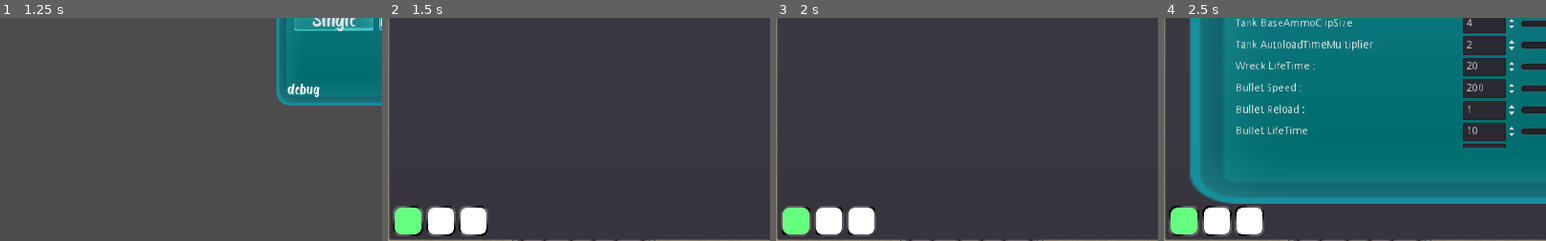
Above: before the commit, frames 1-4 (left to right).
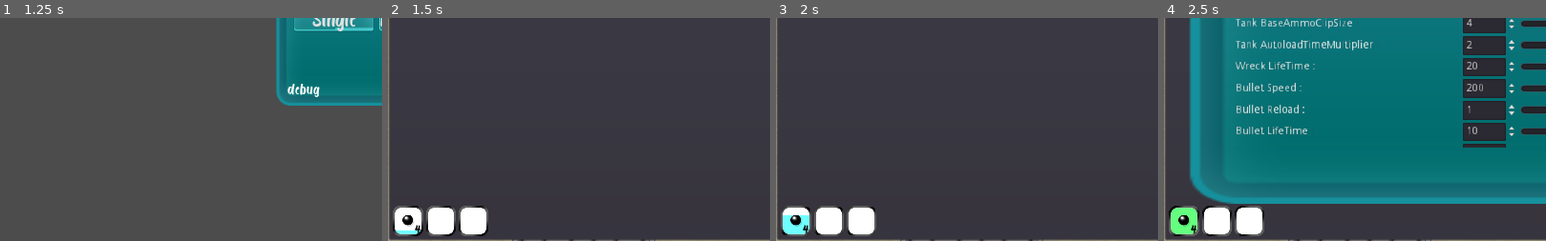
Above: after the commit, the same moments.

Repository: mm-102/godot_tanks
Game: Godot game, scene res://GameModeMaster.tscn
Same seed, same stepped clock (60 frames per second), same inputs: the game is played once before the commit and once after it. Sound files missing from this copy of the repository are replaced by a short silence.
Inputs (mouse positions are % of the whole screen's width and height, from its top left):
- Up to frame 1 (1.25 s): click (53, 42) at 0.52 s; type "Alex" at 0.6 s
- Up to frame 2 (1.5 s): click "Single" at 1.25 s
- Up to frame 3 (2 s): no input
- Up to frame 4 (2.5 s): click (94, 3) at 2 s
The pictures show only the part of the screen within x 0-50%, y 50-100%; the shares and areas given below are measured in that part.

Frame 1 is identical in both runs. In frame 2, 0.8% of the frame differs, in the area x 1-9%, y 85-98%; in frame 3, 0.8%; in frame 4, 0.2%.
Error in both runs: Invalid set index 'type' (on base: 'ColorRect (SlotRect.gd)') with value of type 'int'. (res://Objects/AmmoBox.gd:25)

Commit message:
Doing something

Diff:
--- a/Global/Ammunition.gd
+++ b/Global/Ammunition.gd
@@ -2,6 +2,14 @@
 class_name Ammunition
 
 enum TYPES{BULLET, ROCKET, FRAG_BOMB, LASER, LASER_BULLET, FIREBALL}
+const RELOAD: Dictionary = {
+	TYPES.BULLET: 2,
+	TYPES.ROCKET: 2,
+	TYPES.FRAG_BOMB: 2,
+	TYPES.LASER: 2,
+	TYPES.LASER_BULLET: 2,
+	TYPES.FIREBALL: 2,
+}
 enum FRAG_TYPES{BULLET, FIREBALL, ROCKET}
 
 
--- a/Player/Player_GUI/AmmoSlots/AmmoSlots.gd
+++ b/Player/Player_GUI/AmmoSlots/AmmoSlots.gd
@@ -18,10 +18,11 @@
 			selected_slot.state = Slot.STATES.NOT_SELECTED
 		selected_slot = new
 		selected_slot.state = Slot.STATES.LOADING
-onready var autoload = $"Autoload/0"
+onready var ammo_autoload = $"Autoload/0"
 var ammunition_clips: Dictionary setget set_ammunition_clips
 func set_ammunition_clips(new):
 	ammunition_clips = new
+	init_ammo_autoload(ammunition_clips[INPUT_BASE_NAME + str(BASE_SLOT)])
 	init_slots(ammunition_clips.size())
 
 
@@ -29,6 +30,8 @@
 func _init():
 	GlobalSignals.connect("new_ammunition_clips", self, "set_ammunition_clips")
 
+func init_ammo_autoload(ammo_autoload_res):
+	ammo_autoload.ammunition_clip_res = ammo_autoload_res
 
 func init_slots(_num_of_slots: int):
 	for child in $AmmoSlots.get_children():
--- a/Player/Player_GUI/AmmoSlots/Slot.gd
+++ b/Player/Player_GUI/AmmoSlots/Slot.gd
@@ -1,12 +1,11 @@
 extends Control
 class_name Slot
 
-enum STATES{NOT_SELECTED, LOADING, LOADED}
+const STATES = AmmunitionSlotObj.STATES
 export(STATES) var state = STATES.NOT_SELECTED setget set_state
 func set_state(new):
 	state = new
 	state_functions[state].call_func()
-
 
 enum BORDER_TYPES{DEFAULT, SUPER}
 const SUPER_TYPES = [
@@ -42,20 +41,20 @@
 var ammunition_clip_res: AmmunitionSlotObj = null setget set_ammunition_clip_res
 func set_ammunition_clip_res(new):
 	ammunition_clip_res = new
+	if self.is_inside_tree():
+		_on_ammunition_clip_res_changed()
+		progress_bar.loading_time = ammunition_clip_res.reload_time
 	ammunition_clip_res.connect("changed", self, "_on_ammunition_clip_res_changed")
 
 
-
-func setup(type, amount_left, _reload_time):
-	name = type
-	progress_bar.loading_time = _reload_time
-	$SlotRect.type = int(type)
-	set_amount_left_text(amount_left)
 
 
 func _ready():
 	set_type(EMPTY)
 	$TouchScreenButton.action = "p_slot_" + str(get_index())
+	if ammunition_clip_res != null:
+		_on_ammunition_clip_res_changed()
+		progress_bar.loading_time = ammunition_clip_res.reload_time
 
 func set_inside(is_empty: bool):
 	$SlotRect/TypeRect.visible = not is_empty
@@ -69,10 +68,9 @@
 
 
 func _on_ammunition_clip_res_changed():
-	#print(ammunition_clip_res.state)
 	set_state(ammunition_clip_res.state)
-	print(state)
-
+	set_type(ammunition_clip_res.ammo_type)
+	set_amount_left_text(ammunition_clip_res.amount)
 
 
 func _on_Tween_tween_all_completed():
--- a/Player/Tank/Tank2.tscn
+++ b/Player/Tank/Tank2.tscn
@@ -59,3 +59,4 @@
 [node name="AmmoSlot" parent="AmmunitionSystem/CanvasLayer" instance=ExtResource( 7 )]
 
 [connection signal="timeout" from="MultiplayerManager/SendTimer" to="MultiplayerManager" method="_on_SendTimer_timeout"]
+[connection signal="selected_turret" from="AmmunitionSystem" to="Rotor/TurretPlace" method="_on_AmmunitionSystem_selected_turret"]
--- a/Player/Tank/TankTops/top.gd
+++ b/Player/Tank/TankTops/top.gd
@@ -2,7 +2,7 @@
 
 export(Ammunition.TYPES) var turret_type
 export(PackedScene) var shootable_tscn
-var is_shooting_locked = false
+var is_reloading = false
 var shooter: Tank = null setget set_shooter
 func set_shooter(new):
 	shooter = new
@@ -11,15 +11,31 @@
 onready var spawn_point = $RotateAtMouse/ProjectileSpawnPoint
 onready var turret_transform = $RotateAtMouse
 onready var gun_checker = $RotateAtMouse/GunInsideWallChecker
+var ammunition_clip_res: AmmunitionSlotObj = null
 
 
+func _ready():
+	$Reload.connect("timeout", self, "_on_reloaded")
 
 func _unhandled_input(event):
-	if event.is_action_pressed("p_shoot") and not is_shooting_locked:
+	if event.is_action_pressed("p_shoot") and not is_reloading:
+		is_reloading = true
+		$Reload.start(ammunition_clip_res.reload_time)
+		if not is_instance_valid(ammunition_clip_res):
+			call_deferred("shoot")
+			return
+
+		if ammunition_clip_res.amount > 0:
+			ammunition_clip_res.state = AmmunitionSlotObj.STATES.LOADING
+			ammunition_clip_res.amount -= 1
+			call_deferred("shoot")
 #		if GameSettings.Dynamic.Ammunition[special_ammo[ammo_slot].type].has("ChargeTime"):
 #			call_deferred("_charge_shoot")
 #			return
-		call_deferred("shoot")
+
+func _on_reloaded():
+	ammunition_clip_res.state = AmmunitionSlotObj.STATES.LOADED
+	is_reloading = false
 
 func get_turret_global_rotation() -> float:
 	return $RotateAtMouse.global_rotation
--- /dev/null
+++ b/Player/Tank/TankTops/top.tscn
@@ -0,0 +1,3 @@
+[gd_scene format=2]
+
+[node name="top" type="Node2D"]
--- a/Player/Tank/TankTops/top_bomb.tscn
+++ b/Player/Tank/TankTops/top_bomb.tscn
@@ -29,3 +29,5 @@
 
 [node name="GunInsideWallChecker" parent="RotateAtMouse" instance=ExtResource( 6 )]
 end_point = NodePath("../ProjectileSpawnPoint")
+
+[node name="Reload" type="Timer" parent="."]
--- a/Player/Tank/TankTops/top_bullet.tscn
+++ b/Player/Tank/TankTops/top_bullet.tscn
@@ -29,3 +29,5 @@
 [node name="GunInsideWallChecker" parent="RotateAtMouse" instance=ExtResource( 7 )]
 rotation = -0.00310985
 end_point = NodePath("../ProjectileSpawnPoint")
+
+[node name="Reload" type="Timer" parent="."]
--- a/Player/Tank/TankTops/top_fireball.tscn
+++ b/Player/Tank/TankTops/top_fireball.tscn
@@ -29,3 +29,5 @@
 
 [node name="GunInsideWallChecker" parent="RotateAtMouse" instance=ExtResource( 6 )]
 end_point = NodePath("../ProjectileSpawnPoint")
+
+[node name="Reload" type="Timer" parent="."]
--- a/Player/Tank/TankTops/top_laser.tscn
+++ b/Player/Tank/TankTops/top_laser.tscn
@@ -33,3 +33,5 @@
 
 [node name="WorldEnvironment" type="WorldEnvironment" parent="."]
 environment = ExtResource( 6 )
+
+[node name="Reload" type="Timer" parent="."]
--- a/Player/Tank/TankTops/top_rocket.tscn
+++ b/Player/Tank/TankTops/top_rocket.tscn
@@ -34,3 +34,5 @@
 
 [node name="GunInsideWallChecker" parent="RotateAtMouse" instance=ExtResource( 7 )]
 end_point = NodePath("../ProjectileSpawnPoint")
+
+[node name="Reload" type="Timer" parent="."]
--- a/Player/Tank/TurretManager.gd
+++ b/Player/Tank/TurretManager.gd
@@ -9,18 +9,25 @@
 }
 var current_turret: int setget set_current_turret
 func set_current_turret(new):
+	current_turret = new
+	for child in self.get_children():
+		self.remove_child(child)
 	if turrets.has(new):
-		current_turret = new
-		for child in self.get_children():
-			self.remove_child(child)
 		current_turret_node = turrets[current_turret]
 		self.add_child(turrets[current_turret])
+
 var current_turret_node = null
+
 
 func _ready():
 	for turret in turrets.values():
 		turret.shooter = owner
-	set_current_turret(Ammunition.TYPES.BULLET)
+	#set_current_turret(Ammunition.TYPES.BULLET)
 
 func get_turret_rotation() -> float:
 	return current_turret_node.get_turret_global_rotation()
+
+
+func _on_AmmunitionSystem_selected_turret(ammunition_clip_res: AmmunitionSlotObj):
+	set_current_turret(ammunition_clip_res.ammo_type)
+	current_turret_node.ammunition_clip_res = ammunition_clip_res
--- a/Player/Tank/ammunition_obj.gd
+++ b/Player/Tank/ammunition_obj.gd
@@ -7,7 +7,7 @@
 func set_ammo_type(new):
 	ammo_type = new
 	emit_changed()
-export(STATES) var state = false setget set_state
+export(STATES) var state: int = false setget set_state
 func set_state(new):
 	state = new
 	emit_changed()
@@ -15,3 +15,4 @@
 func set_amount(new):
 	amount = new
 	emit_changed()
+export(int) var reload_time = 0
--- a/Player/Tank/ammunition_system.gd
+++ b/Player/Tank/ammunition_system.gd
@@ -1,36 +1,48 @@
 extends Node
+
+signal selected_turret(ammunition_clip_res)
 
 const INPUT_BASE_NAME = "p_slot_"
 const BASE_SLOT = 0
 var num_of_slots = 3
+var base_ammo_max_clip_size = 4
+var base_ammo_reload_time_multiplayer = 0.5
 var base_ammo_type: int = Ammunition.TYPES.BULLET
-var number_of_slots = 3
-var base_ammo_clip_size = 4
-var selected_slot: AmmunitionSlotObj = null
+var selected_slot: AmmunitionSlotObj = null setget set_selected_slot
+func set_selected_slot(new):
+	if selected_slot != new:
+		selected_slot.state = AmmunitionSlotObj.STATES.NOT_SELECTED
+		selected_slot = new
+		selected_slot.state = AmmunitionSlotObj.STATES.LOADING
+		emit_signal("selected_turret", selected_slot)
 var ammunition_clips: Dictionary
+
 
 
 func _init():
 	for i in range(num_of_slots):
 		ammunition_clips[INPUT_BASE_NAME + str(i)] = AmmunitionSlotObj.new()
 
+
 func _ready():
 	var ammunition_clip_name: String = INPUT_BASE_NAME + str(BASE_SLOT)
 	var base_slot = ammunition_clips[ammunition_clip_name]
 	base_slot.ammo_type = base_ammo_type
-	base_slot.amount = base_ammo_clip_size
+	base_slot.amount = base_ammo_max_clip_size
 	base_slot.state = AmmunitionSlotObj.STATES.LOADED
+	base_slot.reload_time = Ammunition.RELOAD[base_ammo_type] * base_ammo_reload_time_multiplayer
 	selected_slot = base_slot
 	ammunition_clips[ammunition_clip_name] = base_slot
+
+	emit_signal("selected_turret", selected_slot)
 	GlobalSignals.emit_signal("new_ammunition_clips", ammunition_clips)
+
 
 func _unhandled_input(event):
 	if event is InputEventKey and event.is_pressed():
 		for possible_action in ammunition_clips.keys():
 			if event.is_action_pressed(possible_action):
-				selected_slot.state = AmmunitionSlotObj.STATES.NOT_SELECTED
-				selected_slot = ammunition_clips[possible_action]
-				selected_slot.state = AmmunitionSlotObj.STATES.LOADING
+				set_selected_slot(ammunition_clips[possible_action])
 
 #func reset_autoload_timer():
 #	var load_time = GameSettings.Dynamic.Ammunition[s.BaseAmmoType].Reload\
